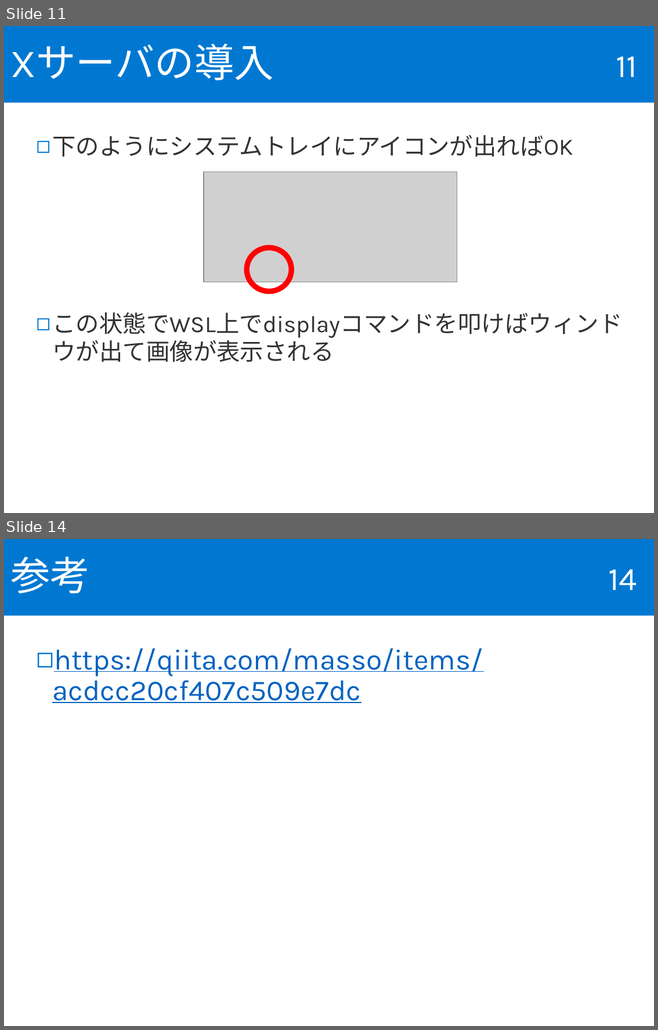
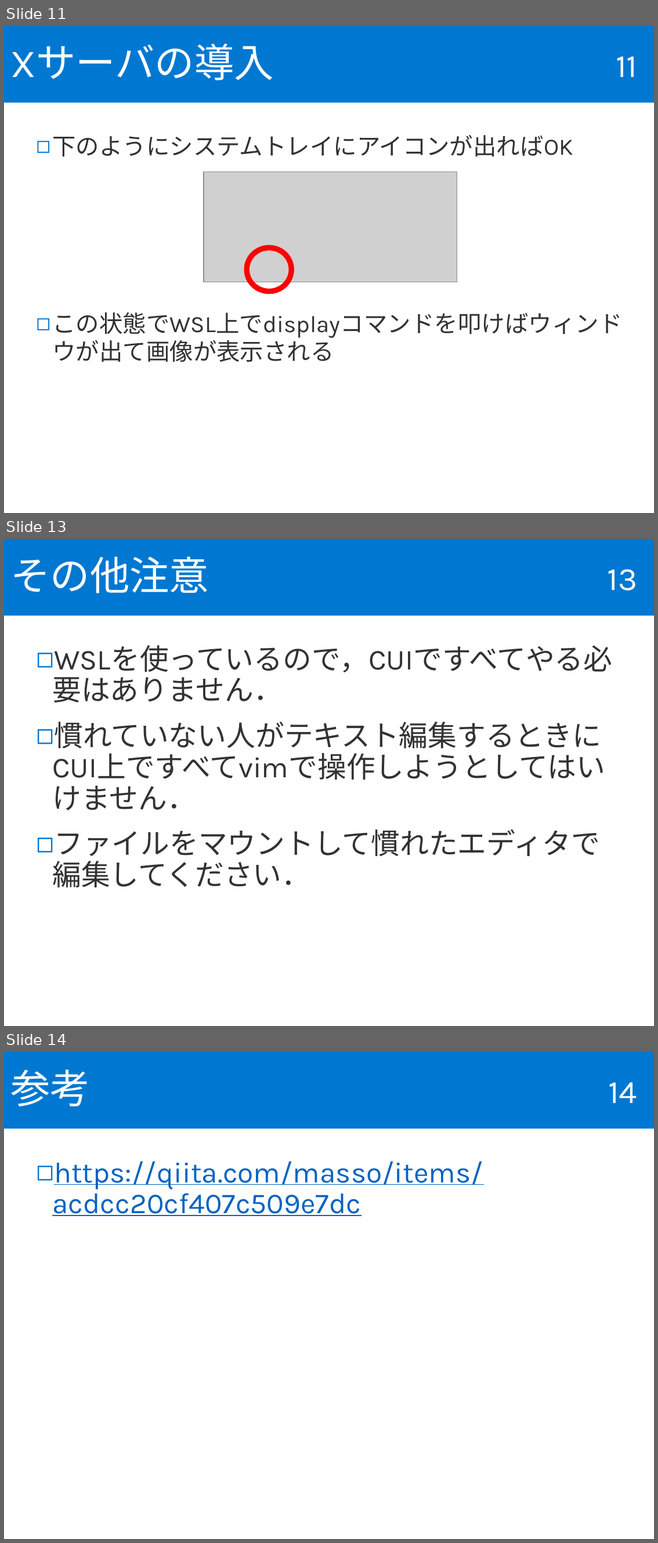
Before and after one commit to fukushimalab/advanced_programming, a slide deck: docs/advanced_programing_WSL.pptx. Shown one above the other, each under a label of ours: slides 11 and 14 before the commit, slides 11, 13 and 14 after it; the slides between them are not shown. The pictures are 658x1030 and 658x1543 pixels, drawn with LibreOffice and Linux fonts; fonts in the diff are those of the drawing; grey boxes stand for pictures. Boxes give left, top, right and bottom in pixels: in the first picture for what was removed or moved away, otherwise in the second. Text is boxed around its words. In the diff, an @@ line names an element or a change of style, - is before the commit and + after.

```diff
--- a/docs/advanced_programing_WSL.pptx
+++ b/docs/advanced_programing_WSL.pptx
@@ slide 13 added at [4, 539, 654, 1026], background #FFFFFF @@
@@ title added at [4, 539, 654, 616], fill #0078D2, 44 pt, text #FFFFFF @@
+その他注意
@@ page number added at [607, 569, 637, 591], 36 pt, text #FFFFFF @@
+13
@@ text added at [52, 645, 612, 888], 32 pt, text #323232 @@
+◻ WSLを使っているので，CUIですべてやる必要はありません．
+◻ 慣れていない人がテキスト編集するときにCUI上ですべてvimで操作しようとしてはいけません．
+◻ ファイルをマウントして慣れたエディタで編集してください．
```
Also in this commit, not shown: 2 slides changed, 1 slide removed, 3 other files.
